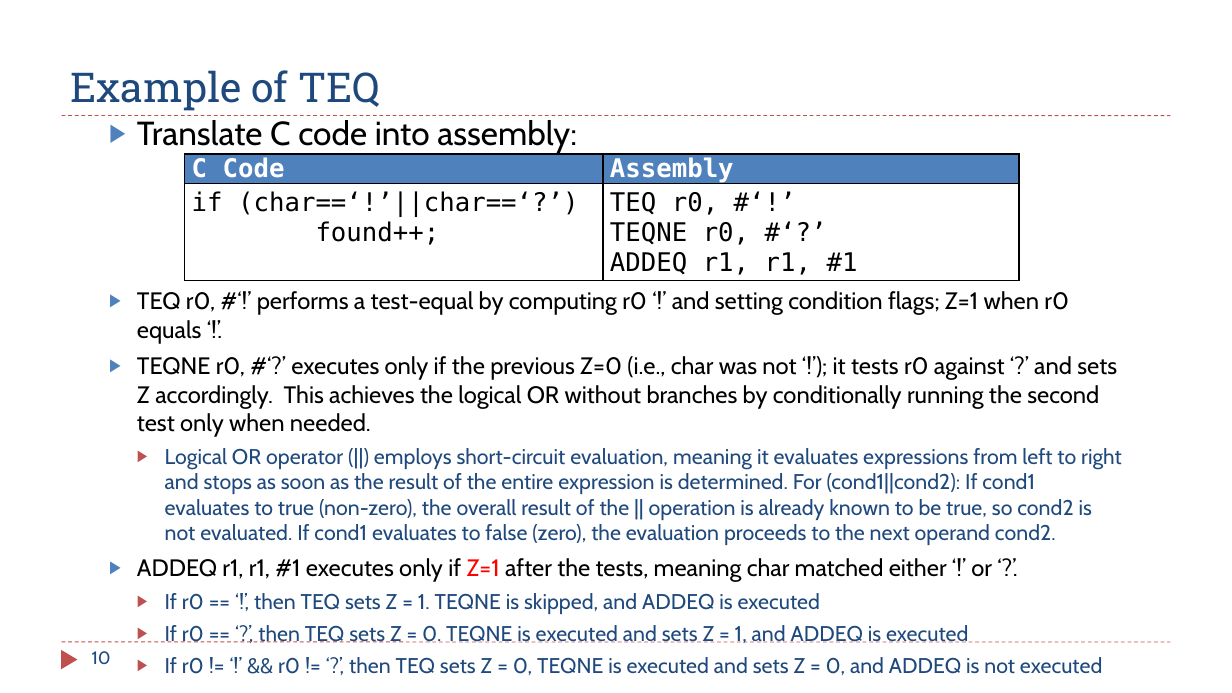
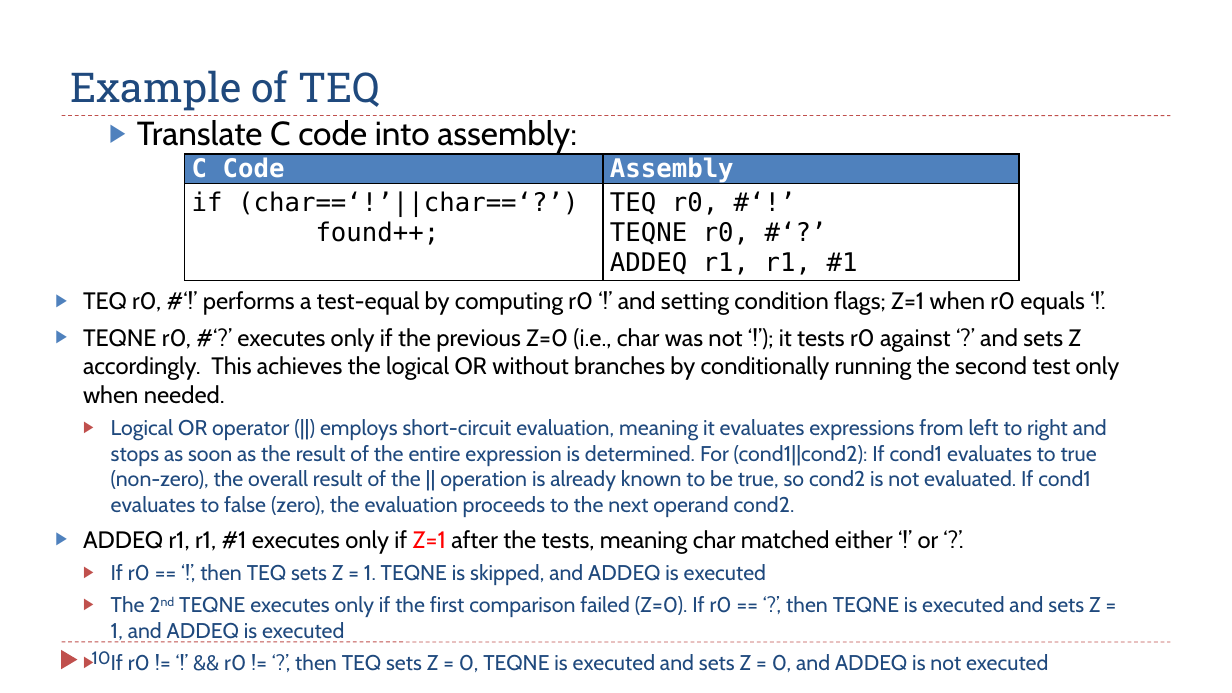
Before and after one commit to guhofstra/CSC111Fa25, a slide deck: slide 10 of PPTs/Ch6_ARM_Control_Flow.pptx. Drawn at 1232x693 pixels with LibreOffice and Linux fonts; fonts in the diff are those of the drawing. Boxes give left, top, right and bottom in pixels: in the first picture for what was removed or moved away, otherwise in the second. Text is boxed around its words. In the diff, an @@ line names an element or a change of style, - is before the commit and + after.

```diff
--- a/PPTs/Ch6_ARM_Control_Flow.pptx
+++ b/PPTs/Ch6_ARM_Control_Flow.pptx
@@ text "TEQ r0, #‘!’ performs a ...": place and size @@
-text "TEQ r0, #‘!’ performs a ..." at (137, 291, 1122, 675)
+text "TEQ r0, #‘!’ performs a ..." at (83, 291, 1120, 672)
@@ text at (111, 596, 1101, 643): text changed @@
-  ▶ If r0 == ‘?’, then TEQ sets Z = 0. TEQNE is executed and sets Z = 1, and ADDEQ is executed
+  ▶ The 2nd TEQNE executes only if the first comparison failed (Z=0). If r0 == ‘?’, then TEQNE is executed and sets Z = 1, and ADDEQ is executed
```
Also in this commit, not shown: 11 other slides changed, 2 slides added, 1 slide removed, 8 other files.
